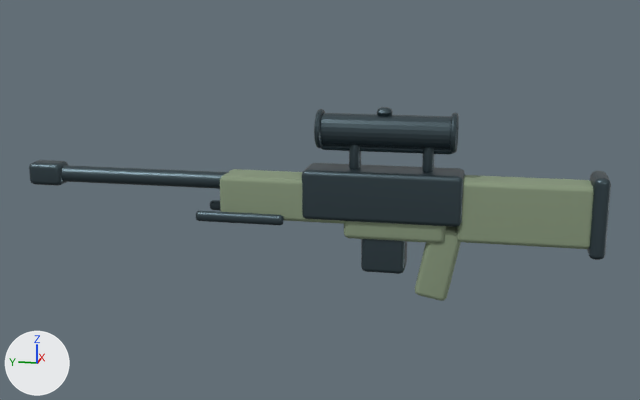
Two versions of the Blender file art/marksman.blend, one commit apart.
Camera for both pictures: a 50 mm lens placed at (-1.952, -0.229, 0.467), pointed at (0.038, 0.169, -0.031). Lighting does not change. The marker at lower left points along +X, +Y and +Z. The older version comes first.

The first picture shows 'Butt plate', 'Butt stock', 'Magazine', 'WeaponBody'.
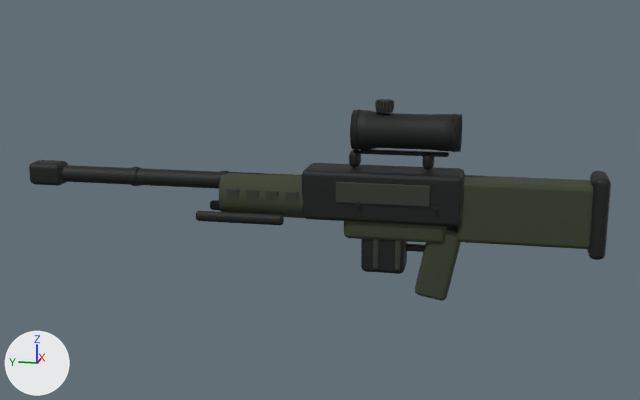
Where the change shows, as pixel boxes [x1, y1, x2, y2] in the pictures (640 x 400 px; the box of a moved part takes in the faces that stretch with it):
'WeaponBody', recoloured, reshaped (darker)
    before: [29, 107, 465, 301]
    after: [29, 99, 465, 301]
'Butt stock', recoloured (greyish green to dark green)
    both: [457, 175, 594, 249]
'Magazine', recoloured
    both: [361, 239, 407, 274]
'Butt plate', recoloured
    both: [587, 171, 611, 260]
part 1 of me_cube_038, moved or reshaped (mostly hidden afterwards)
    before: [220, 169, 346, 224]
    after: [406, 244, 425, 252]
part 2 of me_cube_038, added
    after: [285, 191, 298, 201]
part 3 of me_cube_038, added
    after: [266, 190, 278, 200]
part 4 of me_cube_038, added
    after: [246, 189, 258, 200]
part 5 of me_cube_038, added
    after: [355, 109, 360, 150]
part 6 of me_cube_038, rebuilt (15% narrower, 16% taller)
    before: [320, 113, 452, 149]
    after: [350, 110, 462, 152]
part 7 of me_cube_038, rebuilt
    before: [349, 145, 361, 170]
    after: [349, 149, 361, 168]
part 8 of me_cube_038, rebuilt
    before: [422, 147, 435, 173]
    after: [422, 153, 434, 170]
part 9 of me_cube_038, deleted
    before: [314, 109, 325, 148]
part 10 of me_cube_038, reshaped
    before: [321, 107, 459, 155]
    after: [60, 99, 456, 218]
part 11 of me_cube_038, added
    after: [129, 167, 140, 186]

Diff of the bpy script that builds the scene:
```diff
--- a/art/marksman.blend.py
+++ b/art/marksman.blend.py
@@ mat_graphite___parkerized_steel @@
 mat_graphite___parkerized_steel = principled_material('Graphite / parkerized steel')
-mat_graphite___parkerized_steel.base_color = (0.055, 0.085, 0.1)  # greyish blue #425259
+mat_graphite___parkerized_steel.base_color = (0.025, 0.028, 0.027)  # black #2c2f2e
 mat_graphite___parkerized_steel.metallic = 0.7
@@ mat_marksman_composite @@
 mat_marksman_composite = principled_material('marksman composite')
-mat_marksman_composite.base_color = (0.24, 0.31, 0.2)  # greyish green #86977c
+mat_marksman_composite.base_color = (0.038, 0.052, 0.026)  # dark green #37402d
 mat_marksman_composite.roughness = 0.8
@@ me_cube_038 @@
-me_cube_038.from_pydata(...)  # 1304 vertices, 1264 faces; spans x -0.061..0.115, y -0.166..0.877, z -0.238..0.197
+me_cube_038.from_pydata(...)  # 6670 vertices, 6244 faces; spans x -0.062..0.133, y -0.166..0.877, z -0.238..0.213
+# me_cube_038 part 1: the loose piece of 56 vertices spanning x -0.047..0.047, y 0.09..0.39, z -0.065..0.035 is scaled about its middle by (0.253, 0.25, 0.101), then moved by (0.0, -0.294, -0.108), in mat_graphite___parkerized_steel (black #2c2f2e)
+# me_cube_038 part 2: the loose piece of 56 vertices spanning x -0.047..0.047, y 0.09..0.39, z -0.065..0.035 is copied, and the copy is scaled about its middle by (0.0287, 0.0914, 0.245), then moved by (-0.048, -0.023, 0.011), in mat_slate___composite (dark grey #353730); it spans x -0.051..-0.045, y 0.203..0.231, z -0.016..0.008
+# me_cube_038 part 3: the loose piece of 56 vertices spanning x -0.047..0.047, y 0.09..0.39, z -0.065..0.035 is copied, and the copy is scaled about its middle by (0.0287, 0.0914, 0.245), then moved by (-0.048, 0.023, 0.011), in mat_slate___composite (dark grey #353730); it spans x -0.051..-0.045, y 0.249..0.278, z -0.016..0.008
+# me_cube_038 part 4: the loose piece of 56 vertices spanning x -0.047..0.047, y 0.09..0.39, z -0.065..0.035 is copied, and the copy is scaled about its middle by (0.0287, 0.0914, 0.245), then moved by (-0.048, 0.069, 0.011), in mat_slate___composite (dark grey #353730); it spans x -0.051..-0.045, y 0.294..0.323, z -0.016..0.008
+# me_cube_038 part 5: a new loose piece, a torus around y (ring radius 0.044, tube radius 0.002) spanning x -0.046..0.046, y 0.071..0.075, z 0.099..0.191, in mat_graphite___parkerized_steel (black #2c2f2e)
+# me_cube_038 part 6: the loose piece of 96 vertices spanning x -0.036..0.036, y -0.14..0.16, z 0.109..0.181 is rebuilt with 768 vertices and now spans x -0.044..0.044, y -0.155..0.085, z 0.101..0.189
+# me_cube_038 part 7: the loose piece of 56 vertices spanning x -0.02..0.02, y 0.067..0.093, z 0.05..0.12 is rebuilt with 56 vertices and now spans x -0.02..0.02, y 0.067..0.093, z 0.06..0.1
+# me_cube_038 part 8: the loose piece of 56 vertices spanning x -0.02..0.02, y -0.098..-0.072, z 0.05..0.12 is rebuilt with 56 vertices and now spans x -0.02..0.02, y -0.098..-0.072, z 0.06..0.1
+# me_cube_038 part 9: the loose piece of 192 vertices spanning x -0.045..0.045, y 0.153..0.167, z 0.1..0.19 is deleted
+# me_cube_038 part 10: 318 vertices removed from x -0.045..0.045, y -0.147..0.83, z -0.001..0.197; 2630 vertices added at x -0.062..0.065, y -0.142..0.83, z -0.129..0.213
+# me_cube_038 part 11: 192 vertices added at x -0.023..0.023, y 0.601..0.619, z -0.008..0.038
+# other edits to the shape of me_cube_038 do not show in these pictures
 me_cube_038.materials.append(mat_graphite___parkerized_steel)
@@ me_cube_038 @@
 me_cube_038.materials.append(mat_sand___markings)
+me_cube_038.materials.append(mat_slate___composite)  # dark grey #353730
```
